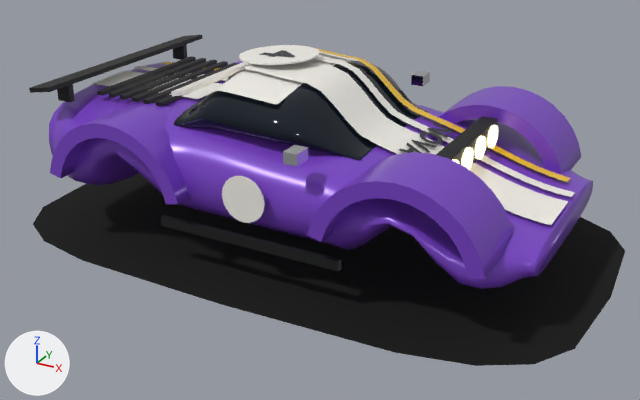
What one commit did to the glTF model art/models/car-1.glb.
Camera for both pictures: a camera (50 mm lens) standing at (2.58, -4.67, 2.55) and looking at (0.07, -0.12, 0.27). Every picture has the same lights, and +X, +Y and +Z are marked at lower left. The older version comes first. Vertices at exactly the same position are counted once.

Names of what the first picture shows: 'car-1'.
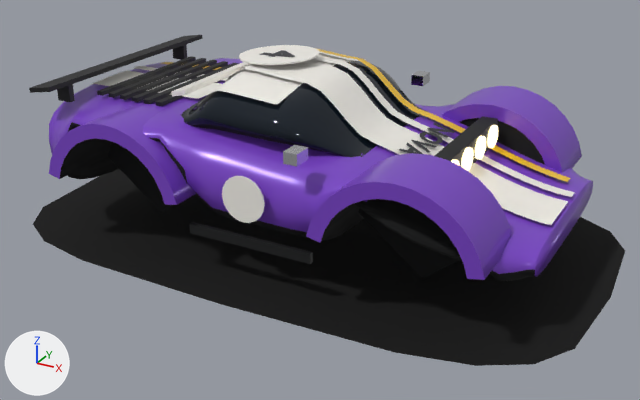
Location of each change, (x1, y1, x2, y2) in pixels of the pictures (640 x 400 px; the box of a moved part takes in the faces that stretch with it):
part 1 of me_body, moved or reshaped: before (307, 152, 513, 279); after (306, 153, 512, 280)
part 2 of me_body, moved or reshaped: before (439, 86, 581, 174); after (442, 86, 582, 172)
part 3 of me_body, moved or reshaped: before (50, 102, 191, 204); after (49, 103, 196, 205)
part 4 of me_body, added: after (358, 209, 459, 278)
part 5 of me_body, added: after (460, 118, 545, 164)
part 6 of me_body, added: after (108, 142, 172, 213)
part 7 of me_body, moved or reshaped: before (58, 67, 232, 215); after (59, 58, 241, 215)
part 8 of me_body, moved or reshaped: before (287, 106, 579, 289); after (287, 104, 579, 281)
part 9 of me_body, recoloured: before (67, 119, 544, 289); after (67, 122, 536, 281)
part 10 of me_body, recoloured: before (185, 124, 295, 145); after (193, 124, 295, 145)

What changed in the scene script:
```text
Add mat_well:
    mat_well = bpy.data.materials.new('well')
    # nodes: BsdfPrincipled, Mix, OutputMaterial, VertexColor
    # colours: black #0e0f10, mixed with the vertex colours
Change me_body:
    used by ob_car_1; location = (0.0, 0.0, 0.0)
    remove me_body.from_pydata(...)  # 2909 vertices, 5274 faces; spans x -1.9..1.9, y -1.14..1.14, z 0.01..1.17
    add me_body.from_pydata(...)  # 3033 vertices, 5442 faces; spans x -1.9..1.9, y -1.14..1.14, z 0.01..1.17
    me_body part 1: the loose piece of 60 vertices spanning x 0.45..1.45, y -0.95..-0.48, z 0.45..0.87 is moved by (0.0, -0.02, 0.0)
    me_body part 2: the loose piece of 60 vertices spanning x 0.45..1.45, y 0.48..0.95, z 0.45..0.87 is moved by (0.0, 0.02, 0.0)
    me_body part 3: the loose piece of 60 vertices spanning x -1.4..-0.41, y -0.95..-0.48, z 0.45..0.87 is moved by (0.0, -0.02, 0.0)
    me_body part 4: a new loose piece of 31 vertices spanning x 0.46..1.44, y -0.51, z 0.13..0.86, in mat_well
    me_body part 5: a new loose piece of 31 vertices spanning x 0.46..1.44, y 0.51, z 0.13..0.86, in mat_well
    me_body part 6: a new loose piece of 31 vertices spanning x -1.39..-0.42, y -0.51, z 0.13..0.86, in mat_well
    me_body part 7: 165 vertices moved from x -1.37..-0.43, y -0.92..0.92, z 0.24..0.87 to x -1.37..-0.43, y -0.92..0.92, z 0.41..0.87; 7 vertices removed from x -0.75..-0.43, y -0.37..0.35, z 0.24..0.47; 7 vertices added at x -0.75..-0.43, y -0.37..0.35, z 0.4..0.75
    me_body part 8: 172 vertices moved from x 0.43..1.46, y -0.91..0.91, z 0.24..0.78 to x 0.43..1.46, y -0.91..0.91, z 0.26..0.78
    me_body part 9: 716 faces spanning x -1.6..1.6, y -0.92..0.92, z 0.24..0.81 switch from mat_paint to mat_well
    me_body part 10: 568 faces spanning x -0.65..0.53, y -0.67..0.67, z 0.75..0.88 switch from mat_glass to mat_well
    other edits to the shape of me_body do not show in these pictures
```
